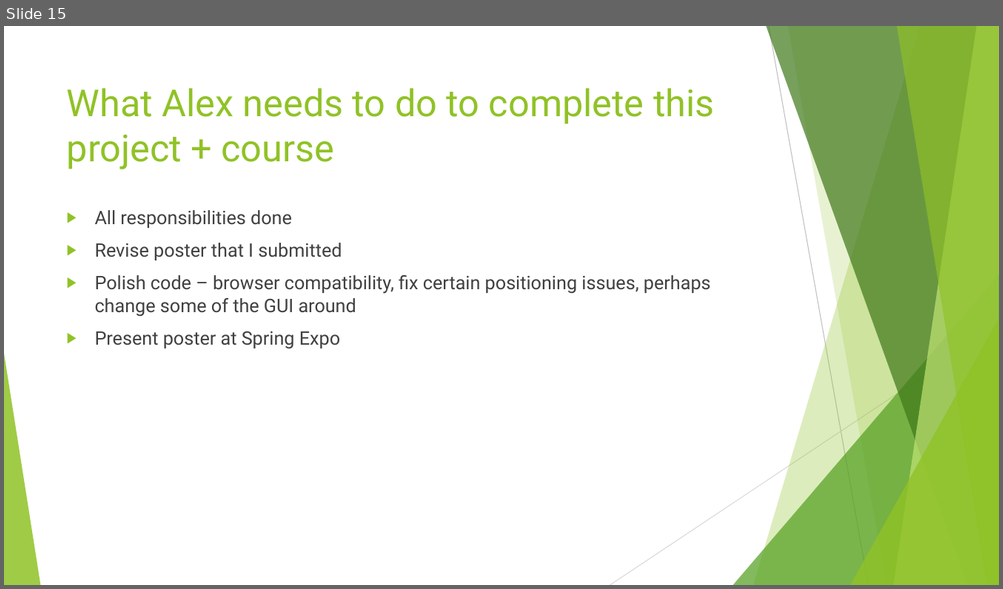
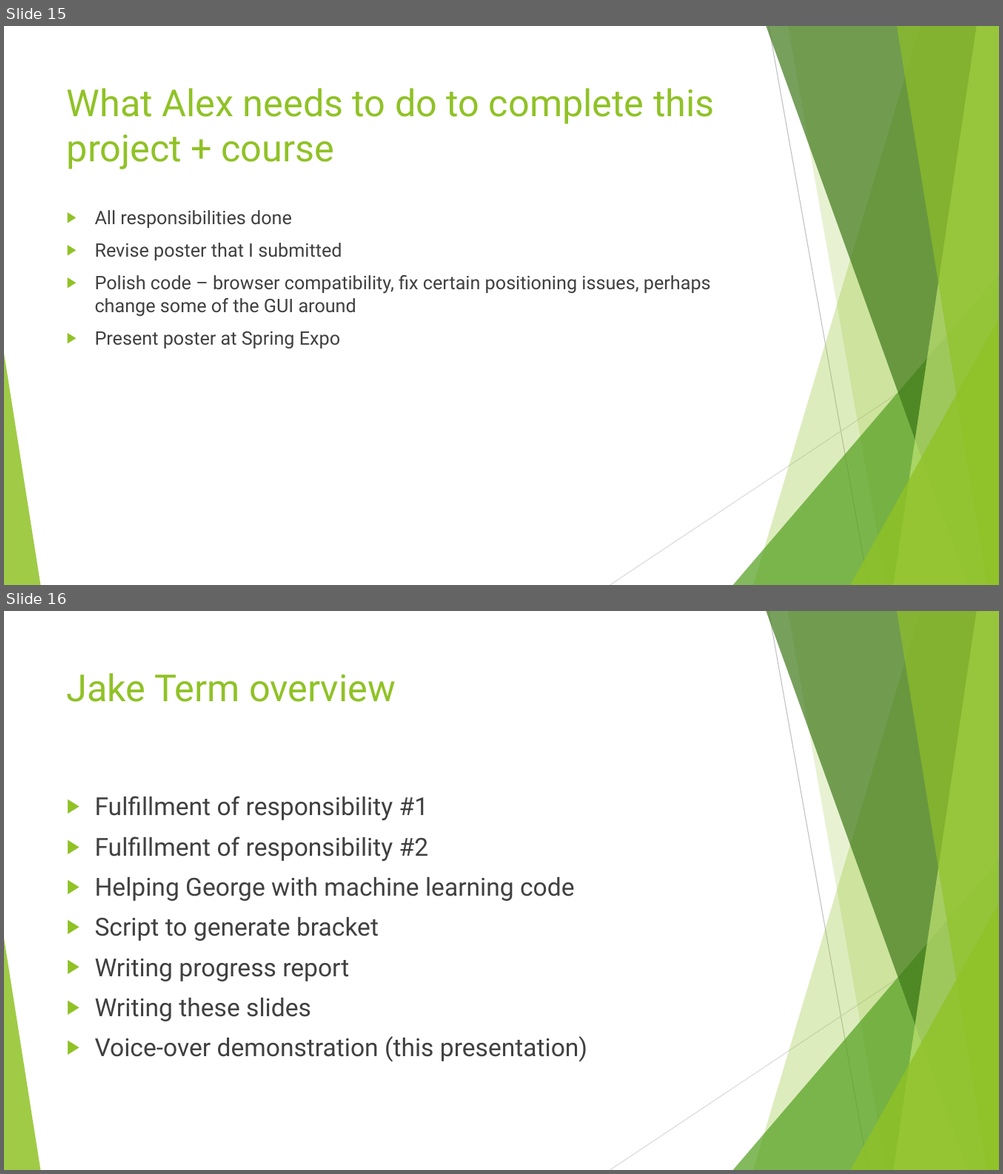
Before and after one commit to AlexDCraig/senior-capstone-project, a slide deck: FinalWinterTermProgressReport/FinalWinterTermDemo.pptx. Shown one above the other, each under a label of ours: slide 15 before the commit, slides 15 and 16 after it. The pictures are 1003x589 and 1003x1174 pixels, drawn with LibreOffice and Linux fonts; fonts in the diff are those of the drawing. Boxes give left, top, right and bottom in pixels: in the first picture for what was removed or moved away, otherwise in the second. Text is boxed around its words. In the diff, an @@ line names an element or a change of style, - is before the commit and + after.

Commit message:
Jake Slides added

```diff
--- a/FinalWinterTermProgressReport/FinalWinterTermDemo.pptx
+++ b/FinalWinterTermProgressReport/FinalWinterTermDemo.pptx
@@ slide 16 added at box(4, 611, 999, 1170), background #FFFFFF; not listed: 10 template elements that a slide beside it also shows @@
@@ title added at box(67, 673, 395, 702), 36 pt, text #90C226 @@
+Jake Term overview
@@ text added at box(95, 796, 587, 1062), 24 pt, text #404040 @@
+▶ Fulfillment of responsibility #1
+▶ Fulfillment of responsibility #2
+▶ Helping George with machine learning code
+▶ Script to generate bracket
+▶ Writing progress report
+▶ Writing these slides
+▶ Voice-over demonstration (this presentation)
```
Also in this commit, not shown: 3 slides changed, 3 other slides added.
